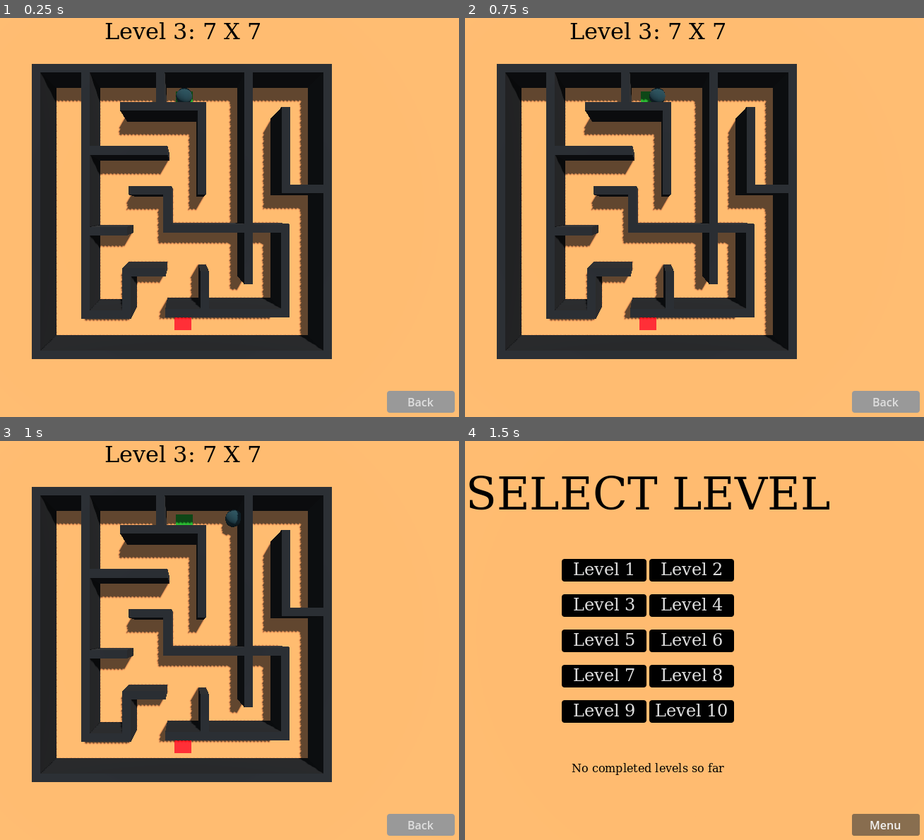
Above: before the commit, frames 1-4 (two rows, left to right).
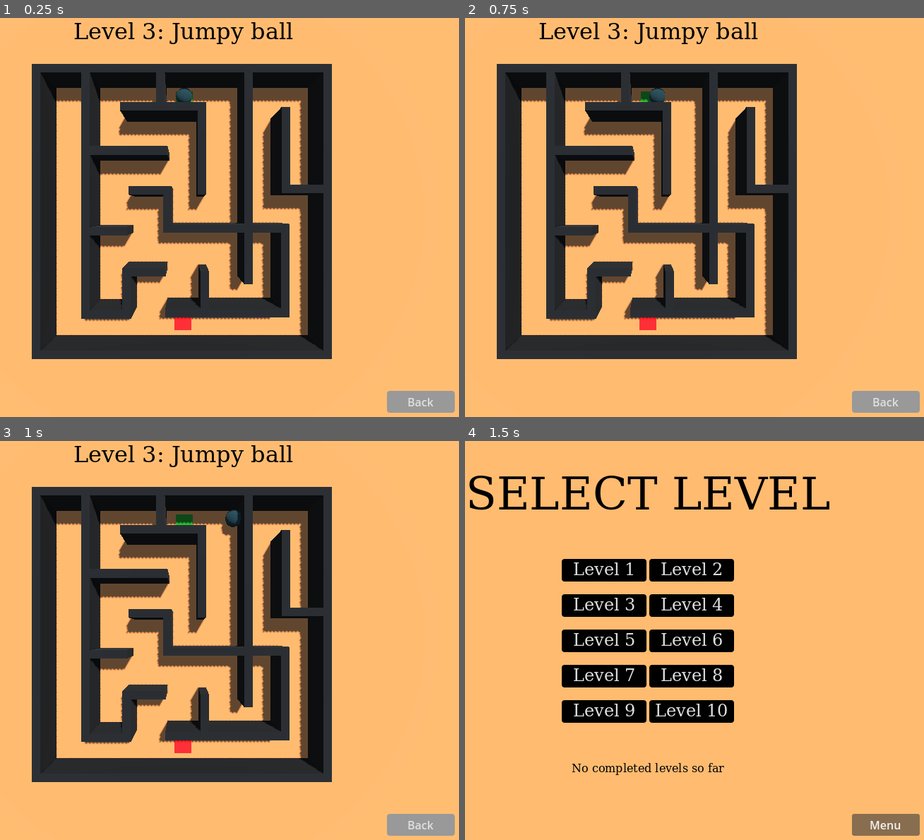
Above: after the commit, the same moments.

Repository: tautminas/sphere-in-a-maze
Game: Godot game, scene res://Level/level_3.tscn
Two runs of this game, one before a commit and one after it. Both use one fixed random seed, a clock stepped at 60 frames per second and the inputs below. This scene is started directly instead of the project's main scene.
Inputs:
- Up to frame 1 (0.25 s): no input
- Up to frame 2 (0.75 s): tap Enter at 0.5 s; hold Right (right) from 0.53 s (still down)
- Up to frame 3 (1 s): keep holding Right (right); tap Space (jump) at 0.77 s
- Up to frame 4 (1.5 s): release Right (right) at 1.25 s; click "Back" at 1.25 s

The runs differ from the first frame. In frame 1, 0.9% of the frame differs, in the area x 16-64%, y 1-7%; in frame 2, 0.9%; in frame 3, 0.9%; in frame 4, nothing differs.

Commit message:
Add jumpy ball for the 3rd level

Diff:
--- a/Level/level_3.tscn
+++ b/Level/level_3.tscn
@@ -39,7 +39,7 @@
 transform = Transform3D(-0.866023, -0.433016, 0.250001, 0, 0.499998, 0.866027, -0.500003, 0.749999, -0.43301, 0, 0, 0)
 shadow_enabled = true
 
-[node name="Floor" type="CSGBox3D" parent="."]
+[node name="BouncyFloor" type="CSGBox3D" parent="." groups=["Bounce"]]
 transform = Transform3D(1, 0, 0, 0, 1, 0, 0, 0, 1, 0, -0.5, 0)
 use_collision = true
 size = Vector3(1000, 1, 1000)
@@ -206,6 +206,6 @@
 material = SubResource("StandardMaterial3D_2ppxr")
 
 [node name="LevelLabelControl" parent="." instance=ExtResource("5_oao0v")]
-level_description = "Level 3: 7 X 7"
+level_description = "Level 3: Jumpy ball"
 
 [node name="BackButtonControl" parent="." instance=ExtResource("4_12s08")]
--- a/player.gd
+++ b/player.gd
@@ -5,6 +5,7 @@
 
 ## How much force to apply when jumping.
 @export var thrust: float = 2500.0
+@export var bounce: float = 900.0
 
 @onready var level_completion_particles: GPUParticles3D = $LevelCompletionParticles
 
@@ -29,6 +30,11 @@
 
 
 func _on_body_entered(body: Node) -> void:
+	if "Bounce" in body.get_groups():
+		apply_central_force(Vector3.UP * bounce)
+		if abs(global_position.x) > 19 or abs(global_position.z) > 14:
+			get_tree().reload_current_scene()
+
 	if "Goal" in body.get_groups():
 		complete_level(body.file_path)
 		save_completed_level(body.level_number)
